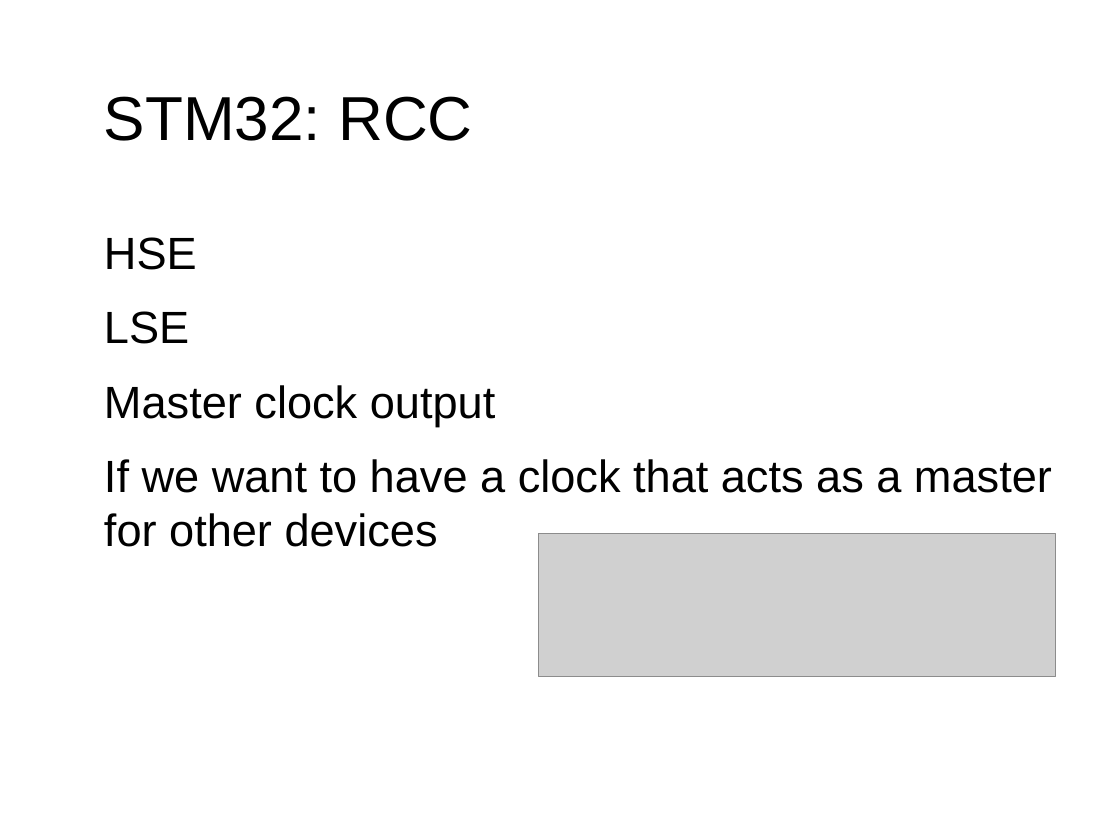
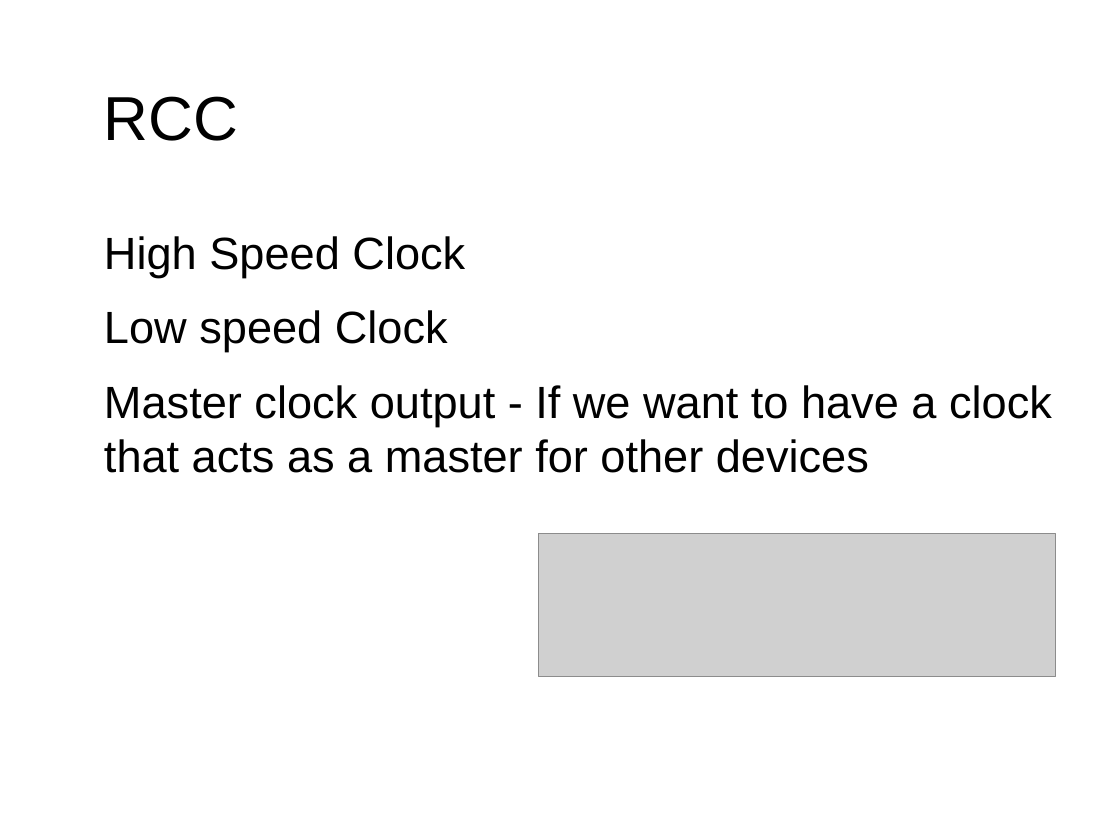
Before and after one commit to exclude-stm32course/Project-1, a slide deck: slide 7 of Docs/lecture.odp. Drawn at 1120x840 pixels with LibreOffice and Linux fonts; fonts in the diff are those of the drawing; grey boxes stand for pictures; background and template pictures are left out. Boxes give left, top, right and bottom in pixels: in the first picture for what was removed or moved away, otherwise in the second. Text is boxed around its words. In the diff, an @@ line names an element or a change of style, - is before the commit and + after.

```diff
--- a/Docs/lecture.odp
+++ b/Docs/lecture.odp
@@ title at <box>104,96,238,141</box>: text changed @@
-● STM32: RCC
+● RCC
@@ text at <box>104,236,1052,473</box>: text changed @@
-● HSE
-● LSE
-● Master clock output
-● If we want to have a clock that acts as a master for other devices
+● High Speed Clock
+● Low speed Clock
+● Master clock output - If we want to have a clock that acts as a master for other devices
```
Also in this commit, not shown: 9 other slides changed, 1 slide added, 26 other files.
